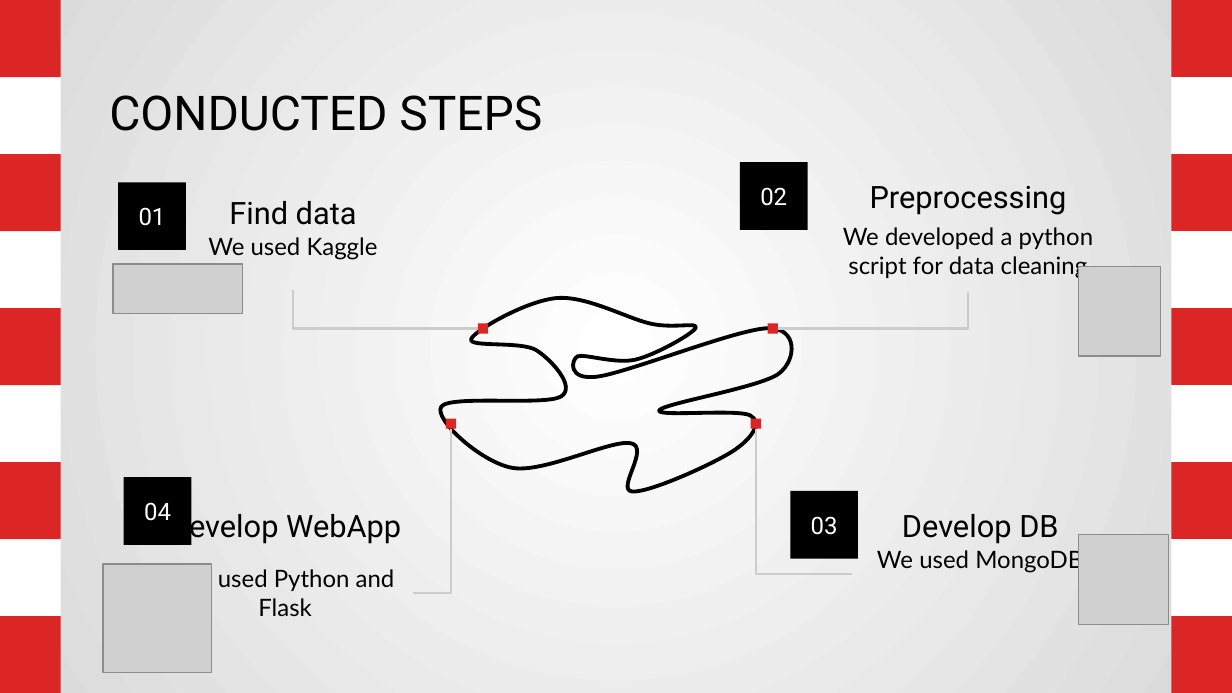
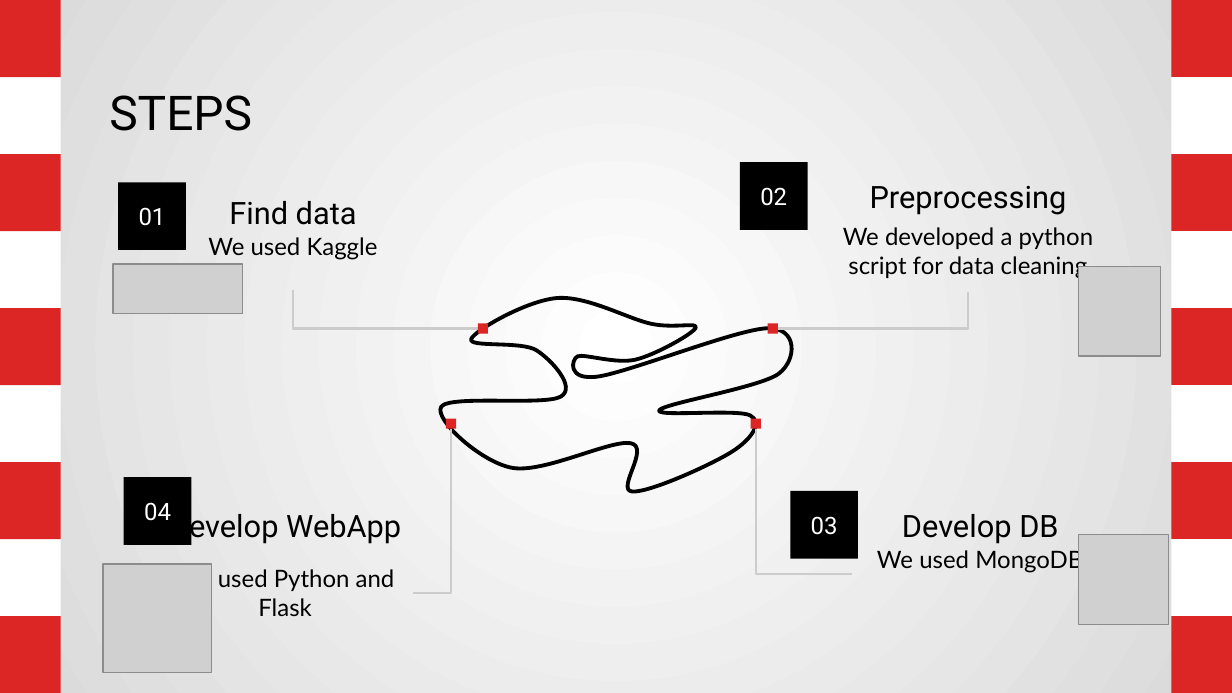
Before and after one commit to Rocco000/F1Track, a slide deck: slide 3 of F1Track_Presentation.pptx. Drawn at 1232x693 pixels with LibreOffice and Linux fonts; fonts in the diff are those of the drawing; grey boxes stand for pictures. Boxes give left, top, right and bottom in pixels: in the first picture for what was removed or moved away, otherwise in the second. Text is boxed around its words. In the diff, an @@ line names an element or a change of style, - is before the commit and + after.

```diff
--- a/F1Track_Presentation.pptx
+++ b/F1Track_Presentation.pptx
@@ title at [109, 95, 252, 131]: text changed @@
-CONDUCTED STEPS
+STEPS
```
Also in this commit, not shown: 2 other slides changed.
